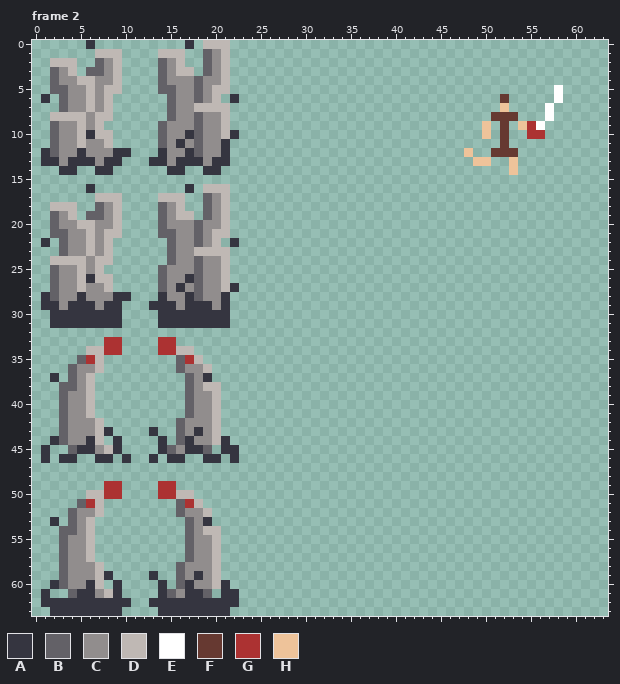
File history of a pixel-art file, NonUnitySources/Aseprite/Sprites Assorted F4.aseprite. That is the earlier state.
64x64 pixels, 4 frames. Shown: frame 2. The commit also changed other frames, which this record leaves out.
Visible layers, top first: "Layer 2", "Layer 1".
Palette (. is transparent): A #353540  B #636167  C #918d8d  D #bfb8b4  E #ffffff  F #663931  G #ac3232  H #eec39a
Pixels before, frame 2 (only the part around the change), first column x 15:
 0 ..A.DDD.........................
 1 DD..BCD.........................
 2 CD..BCD.........................
 3 CDD.BCD.........................
 4 CCCBCCD.........................
 5 BCCBCDD.........................
 6 BCCBCD.A........................
 7 BCCDDDD.........................
 8 BCCBCCD.........................
 9 CCCBCCD.........................
10 CCABCCDA........................
11 CACBCCA.........................
12 CCABCCA.........................
13 CAAACAA.........................
14 AA..AA..........................
15 ................................
16 ..A.DDD.........................
17 DD..BCD.........................
18 CD..BCD.........................
19 CDD.BCD.........................
20 CCCBCCD.........................
21 BCCBCDD.........................
After:
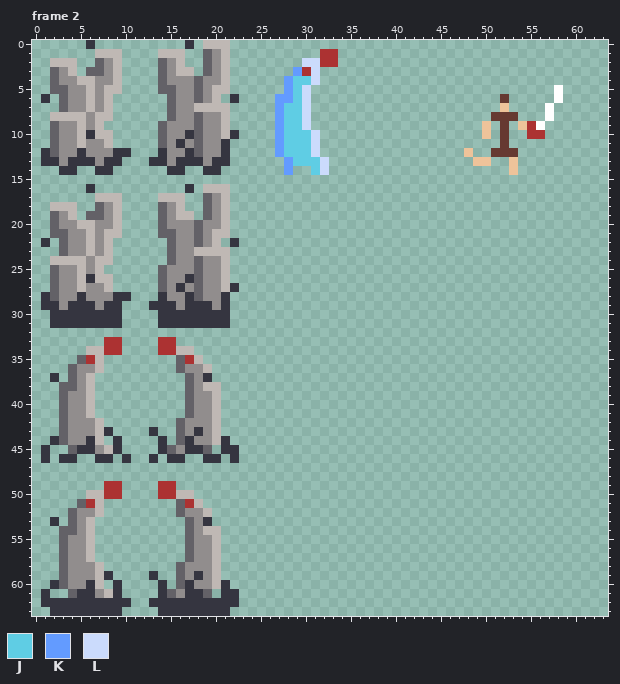
Colours new in this view: J #5fcde4  K #639bff  L #cbdbfc
Difference:
Changed rows in their new state; - is an unchanged pixel.
Frame 2, layers "Layer 2", "Layer 1":
first column x 27:
 1 -----GG
 2 ---LLGG
 3 --KGL--
 4 -KJJL--
 5 -KJL---
 6 KKJL---
 7 KJJL---
 8 KJJL---
 9 KJJL---
10 KJJJL--
11 KJJJL--
12 KJJJL--
13 -KJJJL-
14 -K--JL-
